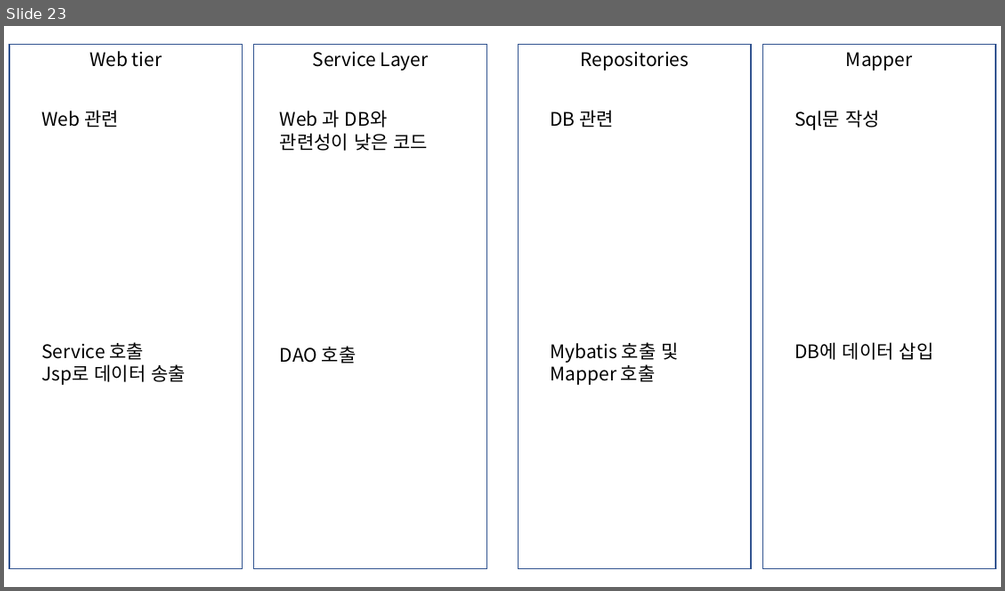
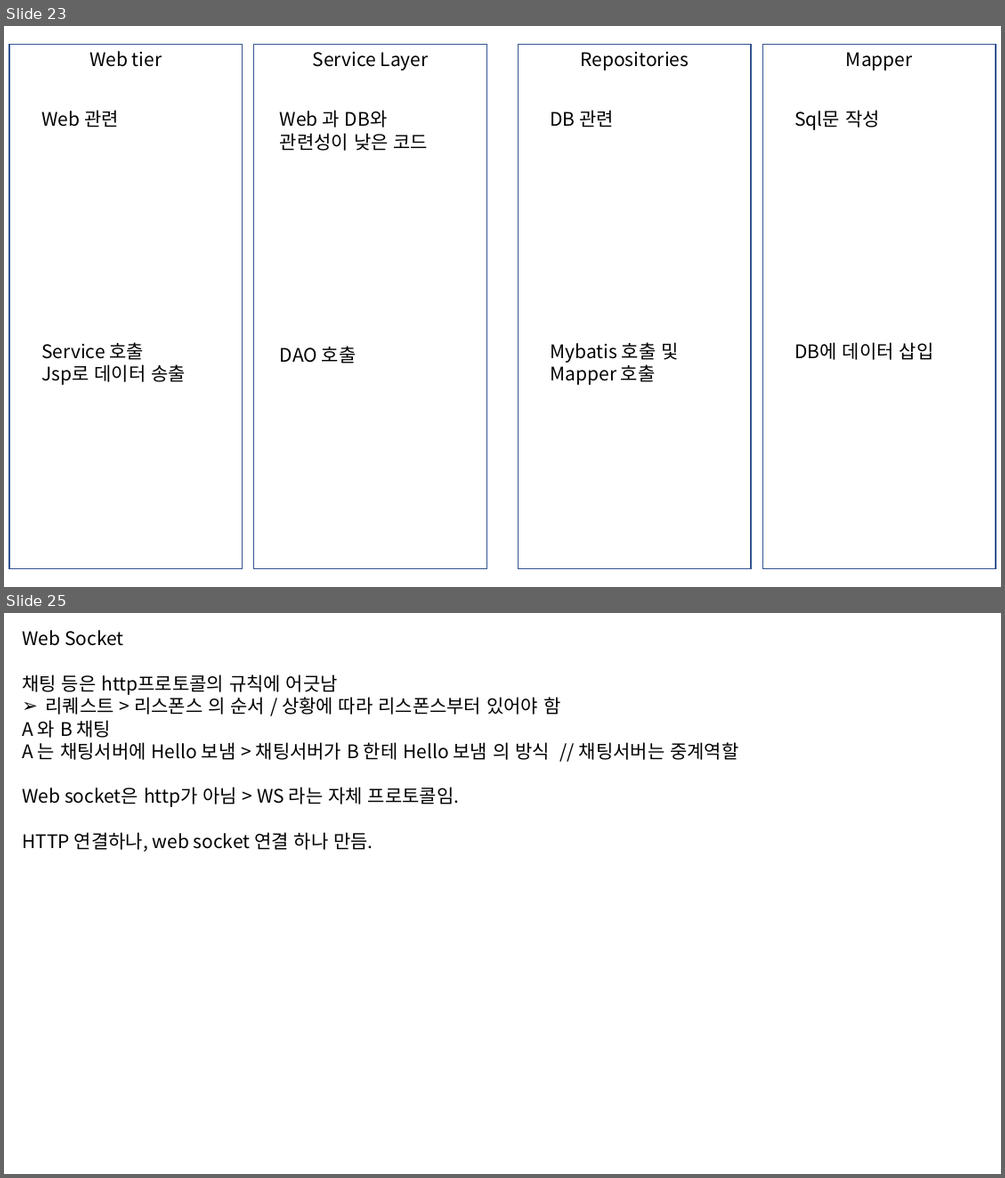
Before and after one commit to HSungJun/AfterSemi, a slide deck: STSWorkspace/Spring.pptx. Shown one above the other, each under a label of ours: slide 23 before the commit, slides 23 and 25 after it; the slides between them are not shown. The pictures are 1005x591 and 1005x1178 pixels, drawn with LibreOffice and Linux fonts; fonts in the diff are those of the drawing. Boxes give left, top, right and bottom in pixels: in the first picture for what was removed or moved away, otherwise in the second. Text is boxed around its words. In the diff, an @@ line names an element or a change of style, - is before the commit and + after.

Commit message:
WebSocket

```diff
--- a/STSWorkspace/Spring.pptx
+++ b/STSWorkspace/Spring.pptx
@@ slide 25 added at (4,613,1001,1174), background #FFFFFF @@
@@ text added at (22,630,123,646), 18 pt, text #000000 @@
+Web Socket
@@ text added at (22,674,738,852), 18 pt, text #000000 @@
+채팅 등은 http프로토콜의 규칙에 어긋남
+➢ 리퀘스트 > 리스폰스 의 순서 / 상황에 따라 리스폰스부터 있어야 함
+A 와 B 채팅
+A 는 채팅서버에 Hello 보냄 > 채팅서버가 B 한테 Hello 보냄 의 방식 // 채팅서버는 중계역할
+Web socket은 http가 아님 > WS 라는 자체 프로토콜임.
+HTTP 연결하나, web socket 연결 하나 만듬.
```
Also in this commit, not shown: 2 other slides added, 31 other files.
